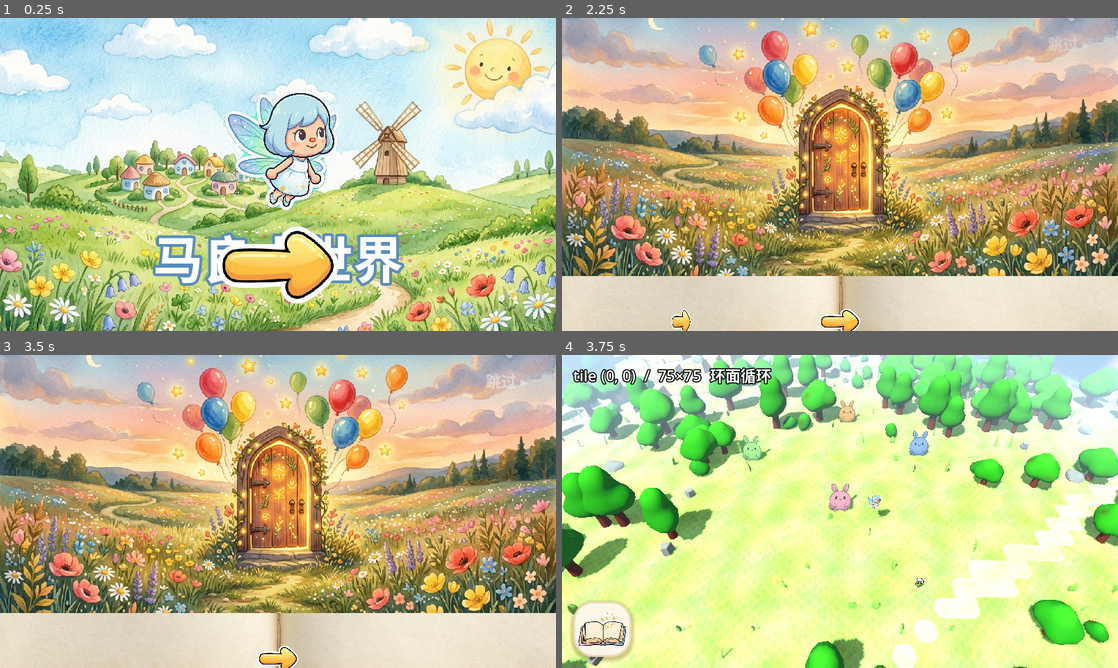
Above: before the commit, frames 1-4 (two rows, left to right).
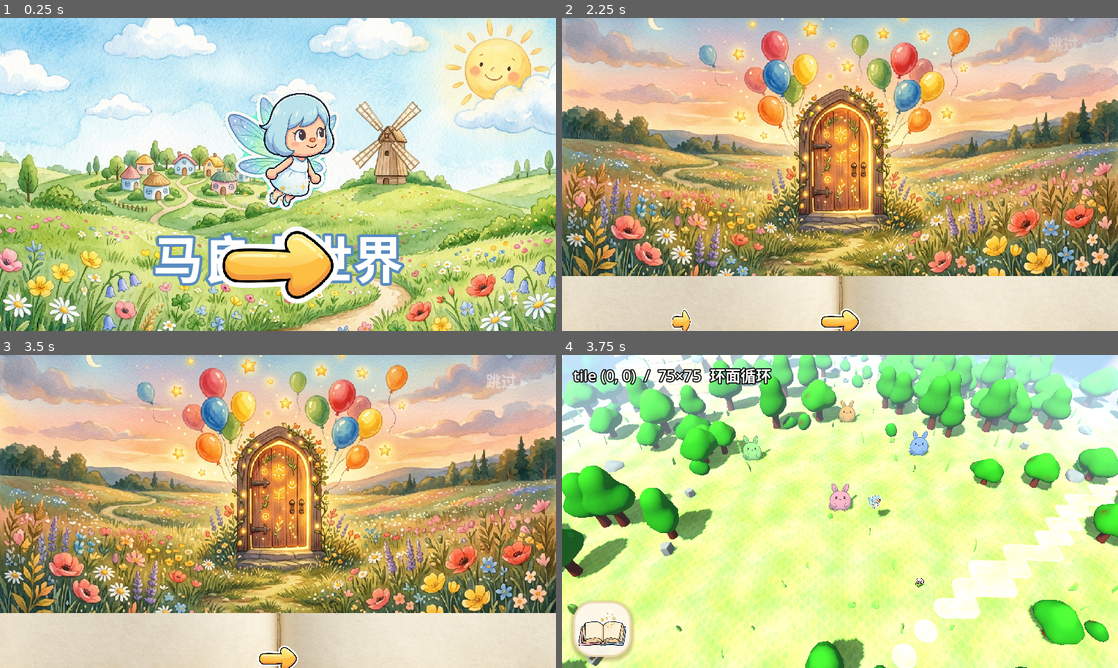
Above: after the commit, the same moments.

Repository: hoveychen/maliang
Game: Godot game, scene res://menu.tscn
Same seed, same stepped clock (60 frames per second), same inputs: the game is played once before the commit and once after it. Sound files missing from this copy of the repository are replaced by a short silence.
Inputs (mouse positions are in pixels of both pictures, inside the frame that each line leads up to):
- Up to frame 1 (0.25 s): no input
- Up to frame 2 (2.25 s): tap Enter (ui_accept) at 0.5, 0.77, 1.07 s; move the mouse to (962, 158) at 0.52 s; hold Right (ui_right) 0.53-1.25 s; click (962, 158) at 0.67 s; click (840, 321) at 1.25 s; click (840, 321) at 2 s
- Up to frame 3 (3.5 s): click "跳过 ▸" at 2.75 s
- Up to frame 4 (3.75 s): tap Enter (ui_accept) at 3.5 s; drag from (728, 527) to (812, 574) at 3.52 s

Frames 1-3 are identical in both runs. In frame 4, 0.3% of the frame differs, in the area x 0-100%, y 0-100%.

Commit message:
perf(shadow): 草丛/灌木关投影——贴地小件影子读不出来，省阴影 pass 负担；树影保留

Diff:
--- a/scripts/chunk_manager.gd
+++ b/scripts/chunk_manager.gd
@@ -596,6 +596,9 @@
 		mmi.multimesh = mm
 		mmi.material_override = info["mat"]
 		mmi.extra_cull_margin = CULL_MARGIN
+		# 草丛/灌木不投影：贴地小件影子读不出来，白给阴影 pass 加负担；树影保留（场景锚定感）
+		if key == "bush" or key.begins_with("tuft"):
+			mmi.cast_shadow = GeometryInstance3D.SHADOW_CASTING_SETTING_OFF
 		parent.add_child(mmi)
 
 ## 散布种类注册表（懒建）：key → { mesh, mat }。
